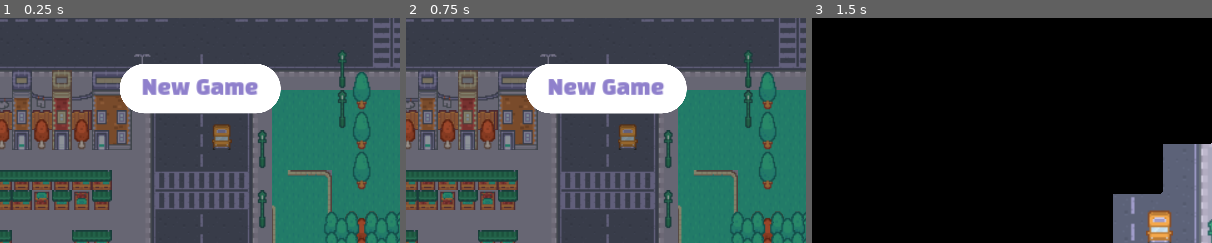
Above: before the commit, frames 1-3 (left to right).
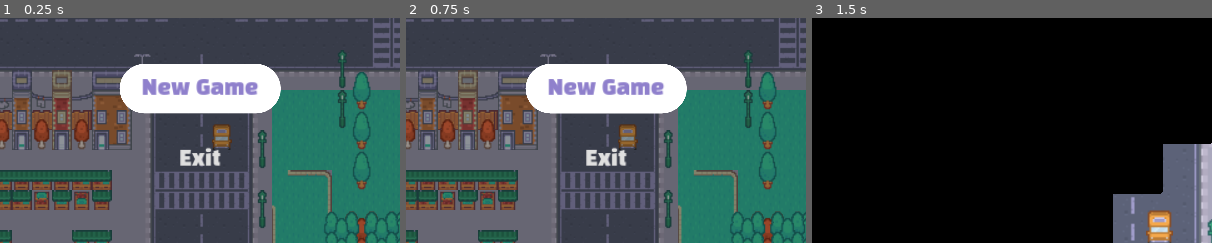
Above: after the commit, the same moments.

Repository: madeleineostoja/the-marketer
Game: Godot game, scene res://scenes/menu/menu.tscn
Same seed, same stepped clock (60 frames per second), same inputs: the game is played once before the commit and once after it.
Inputs (mouse positions are % of the whole screen's width and height, from its top left):
- Up to frame 1 (0.25 s): no input
- Up to frame 2 (0.75 s): click "New Game" at 0.5 s
- Up to frame 3 (1.5 s): move the mouse to (72, 45) at 1.27 s; press the mouse at (72, 45) at 1.28 s; hold Right (right) from 1.28 s (still down)
The pictures show only the part of the screen within x 25-75%, y 50-100%; the shares and areas given below are measured in that part.

The runs differ from the first frame. In frame 1, 0.6% of the frame differs, in the area x 45-56%, y 57-66%; in frame 2, 0.6%; in frame 3, nothing differs.

Commit message:
add exit button to menu

Diff:
--- a/scenes/menu/menu.gd
+++ b/scenes/menu/menu.gd
@@ -1,15 +1,18 @@
 extends CanvasLayer
 
-var World = preload('res://scenes/world/world.tscn')
+var World = preload("res://scenes/world/world.tscn")
+
 
 func _ready():
 	$Start.grab_focus()
 
 
+func _on_start_pressed():
+	SceneManager.change_scene(
+		"res://scenes/world/world.tscn",
+		{"wait_time": 0.25, "pattern": "squares", "invert_on_leave": false}
+	)
 
-func _on_start_pressed():
-	SceneManager.change_scene('res://scenes/world/world.tscn', {
-		"wait_time": 0.25,
-		"pattern": "squares",
-		"invert_on_leave": false
-	})
+
+func _on_exit_pressed():
+	get_tree().quit()
--- a/scenes/menu/menu.tscn
+++ b/scenes/menu/menu.tscn
@@ -40,6 +40,25 @@
 
 [node name="Map" parent="." instance=ExtResource("2_1n44p")]
 
+[node name="Exit" type="Button" parent="."]
+z_index = 110
+anchors_preset = 8
+anchor_left = 0.5
+anchor_top = 0.5
+anchor_right = 0.5
+anchor_bottom = 0.5
+offset_left = -193.5
+offset_top = 279.5
+offset_right = 193.5
+offset_bottom = 398.5
+grow_horizontal = 2
+grow_vertical = 2
+focus_neighbor_top = NodePath("../Start")
+theme = ExtResource("3_d3jc0")
+theme_override_font_sizes/font_size = 48
+shortcut = SubResource("Shortcut_hqsfn")
+text = "Exit"
+
 [node name="Start" type="Button" parent="."]
 z_index = 110
 anchors_preset = 8
@@ -53,9 +72,11 @@
 offset_bottom = 229.0
 grow_horizontal = 2
 grow_vertical = 2
+focus_neighbor_bottom = NodePath("../Exit")
 theme = ExtResource("3_d3jc0")
 theme_override_font_sizes/font_size = 48
 shortcut = SubResource("Shortcut_hqsfn")
 text = "New Game"
 
+[connection signal="pressed" from="Exit" to="." method="_on_exit_pressed"]
 [connection signal="pressed" from="Start" to="." method="_on_start_pressed"]
